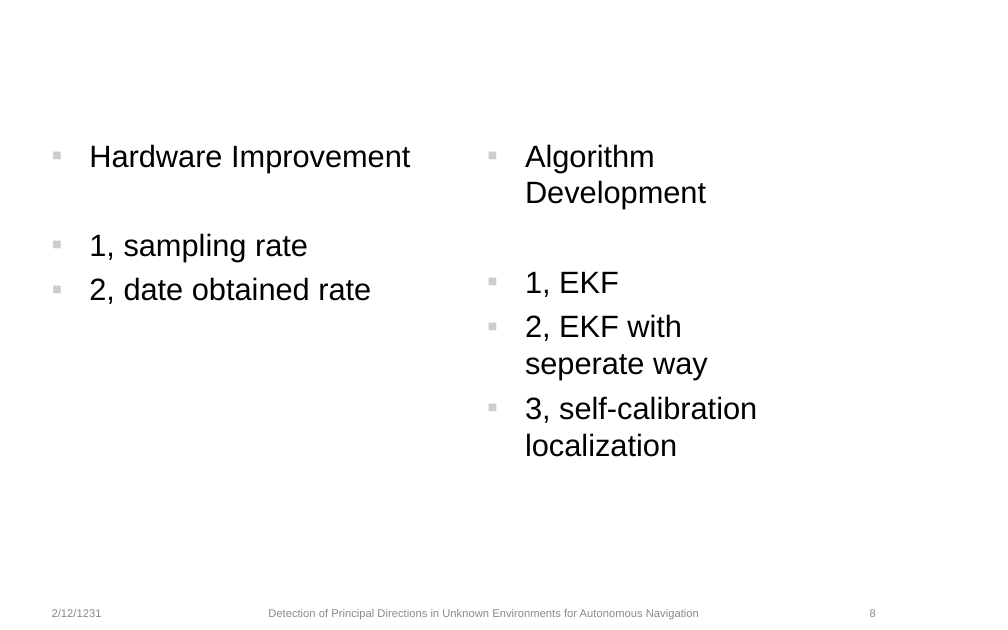
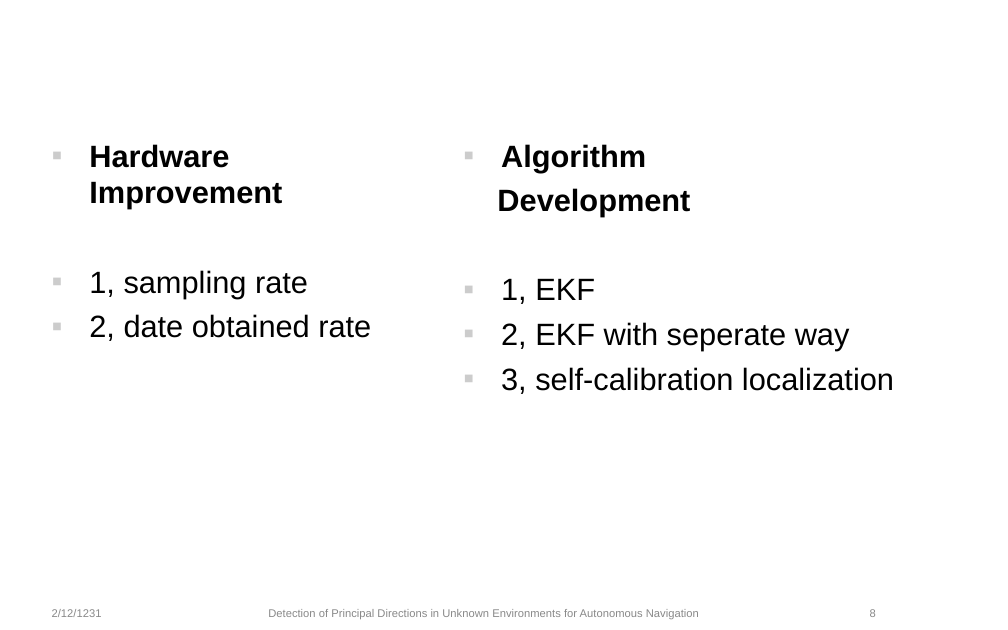
Before and after one commit to yitong-quan/thesis_indoorLocalization, a slide deck: slide 8 of text_editing/ppt/Zwischenpraesentation.ppt. Drawn at 1008x630 pixels with LibreOffice and Linux fonts; fonts in the diff are those of the drawing; background and template pictures are left out. Boxes give left, top, right and bottom in pixels: in the first picture for what was removed or moved away, otherwise in the second. Text is boxed around its words. In the diff, an @@ line names an element or a change of style, - is before the commit and + after.

```diff
--- a/text_editing/ppt/Zwischenpraesentation.ppt
+++ b/text_editing/ppt/Zwischenpraesentation.ppt
@@ text at box(89, 144, 282, 209): bold on in "Hardware Improvement" @@
@@ text "Algorithm": place and size @@
-text "Algorithm" at box(525, 144, 757, 457)
+text "Algorithm" at box(497, 144, 894, 394)
@@ text at box(497, 144, 690, 217): text changed; bold on @@
-▪ Algorithm Development
+▪ Algorithm
+Development
```
Also in this commit, not shown: 6 other slides changed, 8 slides added, 15 other files.
